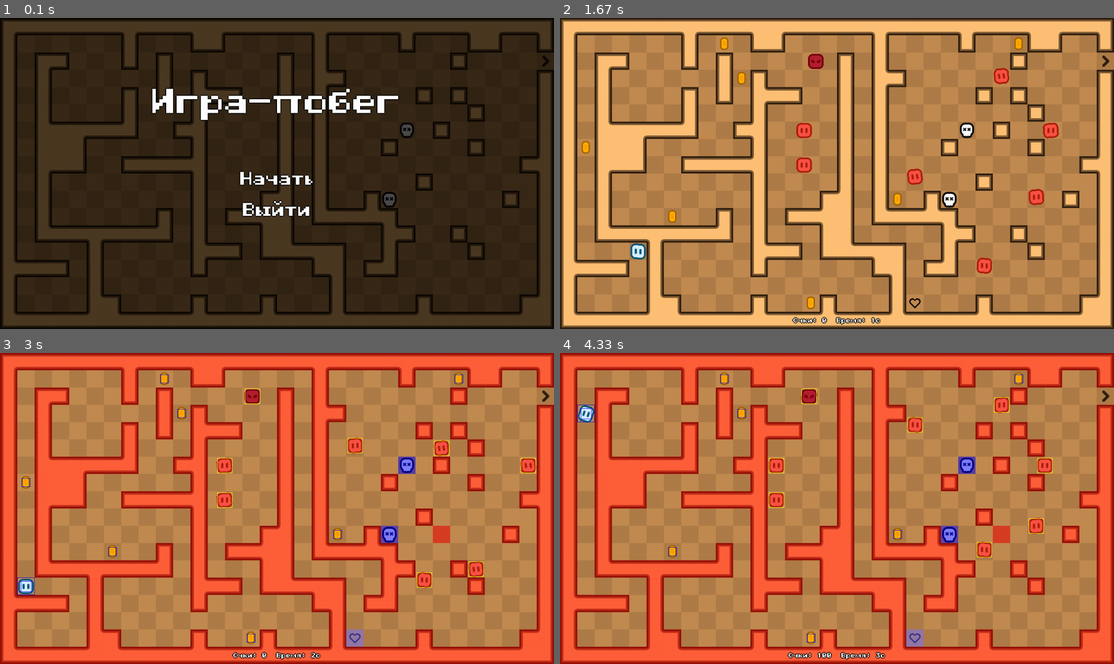
Above: before the commit, frames 1-4 (two rows, left to right).
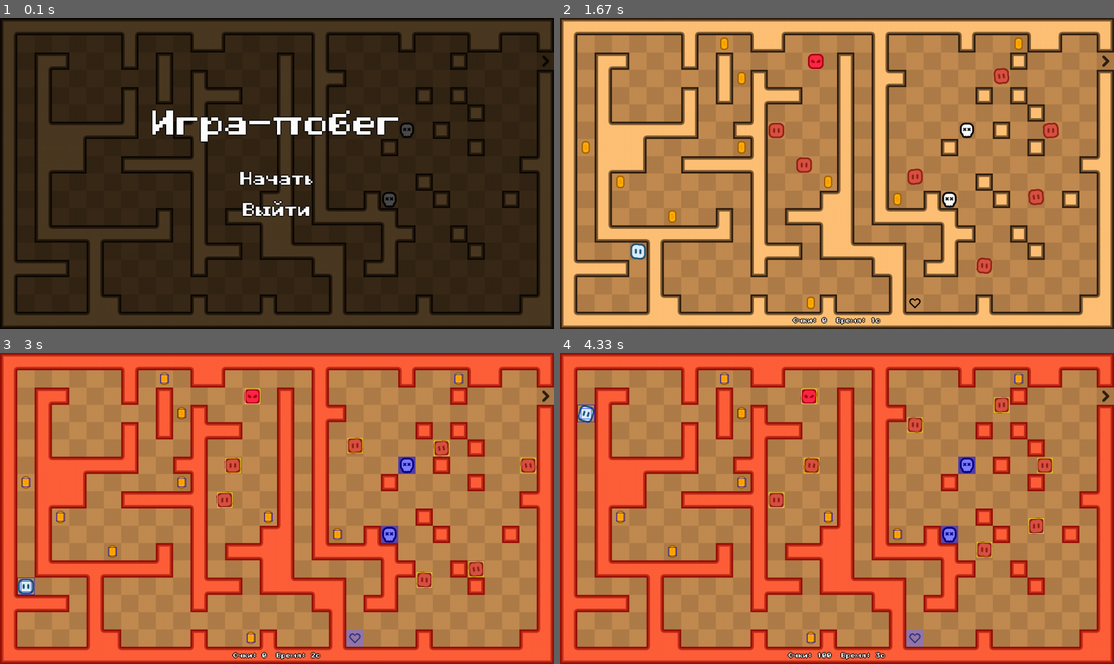
Above: after the commit, the same moments.

Repository: Mal4uLIJka/game-escape-pygame
Game: pygame game, started from main.py
Two runs of this game, one before a commit and one after it. Both use one fixed random seed, a clock stepped at 60 frames per second and the inputs below.
Inputs (mouse positions are in pixels of both pictures, inside the frame that each line leads up to):
- Up to frame 1 (0.1 s): no input
- Up to frame 2 (1.67 s): click "Начать" at 0.38 s; hold Right 0.67-1.13 s; move the mouse to (814, 185) at 0.7 s; hold Up 1.17-1.47 s
- Up to frame 3 (3 s): tap V at 2 s; hold Left 2.33-2.87 s; move the mouse to (144, 511) at 2.37 s; hold Down from 2.9 s (still down)
- Up to frame 4 (4.33 s): release Down at 3.2 s; hold Up 3.67-4.03 s; hold Right from 4.07 s (still down)

The runs differ from the first frame. In frame 1, 3.5% of the frame differs, in the area x 27-82%, y 22-62%; in frame 2, 1.3%; in frame 3, 1.2%; in frame 4, 1.3%.

Commit message:
0.4.0 sprite renew

Diff:
--- a/levels.json
+++ b/levels.json
@@ -7,10 +7,10 @@
       ["#", " ", "#", " ", " ", " ", " ", " ", " ", "#", "$", "#", " ", " ", " ", " ", "#", " ", "#", "#", " ", " ", " ", " ", " ", " ", " ", " ", " ", " ", " ", "#"],
       ["#", " ", "#", " ", " ", " ", " ", "#", " ", "#", " ", "#", "#", "#", " ", " ", "#", " ", "#", " ", " ", " ", " ", " ", "#", " ", "#", " ", " ", " ", " ", "#"],
       ["#", " ", "#", " ", " ", " ", " ", "#", " ", " ", " ", "#", " ", " ", " ", " ", "#", " ", "#", " ", " ", " ", " ", " ", " ", " ", " ", "#", " ", " ", " ", "#"],
-      ["#", " ", "#", "#", "#", "#", "#", "#", " ", " ", "#", "#", " ", " ", " ", "h", "#", " ", "#", " ", " ", " ", " ", "X", " ", "#", "h", " ", " ", " ", " ", "#"],
-      ["#", "$", "#", "#", "#", " ", " ", " ", " ", " ", " ", "#", " ", " ", " ", " ", "#", " ", "#", " ", " ", " ", "#", " ", " ", " ", " ", "#", " ", " ", " ", "#"],
+      ["#", " ", "#", "#", "#", "#", "#", "#", " ", " ", "#", "#", "h", " ", " ", " ", "#", " ", "#", " ", " ", " ", " ", "X", " ", "#", "h", " ", " ", " ", " ", "#"],
+      ["#", "$", "#", "#", "#", " ", " ", " ", " ", " ", "$", "#", " ", " ", " ", " ", "#", " ", "#", " ", " ", " ", "#", " ", " ", " ", " ", "#", " ", " ", " ", "#"],
       ["#", " ", "#", "#", "#", " ", " ", "#", "#", "#", "#", "#", " ", " ", " ", "h", "#", " ", "#", " ", " ", " ", " ", " ", " ", " ", " ", "v", " ", " ", "#", "#"],
-      ["#", " ", "#", " ", " ", " ", " ", " ", " ", " ", " ", "#", " ", " ", " ", " ", "#", " ", "#", " ", " ", " ", " ", " ", "#", " ", " ", " ", " ", " ", " ", "#"],
+      ["#", " ", "#", "$", " ", " ", " ", " ", " ", " ", " ", "#", " ", " ", " ", "$", "#", " ", "#", " ", " ", " ", " ", " ", "#", " ", " ", " ", " ", " ", " ", "#"],
       ["#", " ", "#", " ", " ", " ", " ", " ", " ", " ", " ", "#", " ", " ", " ", "#", "#", " ", "#", "$", " ", "#", "X", " ", "v", "#", " ", " ", " ", "#", " ", "#"],
       ["#", " ", "#", " ", " ", " ", "$", " ", " ", "#", " ", "#", " ", "#", "#", "#", "#", " ", "#", "#", "#", "#", "#", " ", " ", " ", " ", " ", " ", " ", " ", "#"],
       ["#", " ", "#", "#", "#", "#", "#", "#", "#", "#", " ", "#", " ", " ", " ", "#", "#", " ", " ", " ", " ", " ", "#", "#", " ", " ", "#", " ", " ", " ", " ", "#"],
@@ -38,7 +38,7 @@
       ["#", "#", "#", "#", "#", "s", "#", " ", "#", "$", "#", " ", " ", " ", "#", "v", "#", "#", "v", " ", " ", " ", " ", "s", " ", "#", " ", " ", " ", " ", "#", "#"],
       ["#", " ", " ", " ", " ", "s", "#", " ", "#", " ", "#", " ", "#", "#", "#", "s", "#", "#", "s", " ", "#", " ", " ", "s", " ", "#", "#", " ", "#", "#", "#", "#"],
       ["#", " ", "#", "#", "#", "#", "#", " ", "#", " ", "#", "$", " ", " ", "#", "s", " ", " ", "s", " ", "#", " ", " ", "s", " ", "#", "X", " ", " ", " ", " ", "#"],
-      ["#", "s", " ", "#", "v", "$", "#", " ", "#", " ", "#", "#", " ", " ", "#", "s", " ", "#", "s", " ", "#", " ", " ", "s", " ", "#", " ", " ", " ", " ", " ", "#"],
+      ["#", "s", " ", "#", "v", " ", "#", " ", "#", " ", "#", "#", " ", " ", "#", "s", " ", "#", "s", " ", "#", " ", " ", "s", " ", "#", " ", " ", " ", " ", " ", "#"],
       ["#", "s", " ", "#", "s", " ", "#", " ", "#", " ", "#", " ", " ", " ", "C", "s", " ", "#", "s", " ", "#", "$", " ", "s", " ", " ", " ", " ", " ", "#", "#", "#"],
       ["#", " ", " ", " ", "s", " ", "#", " ", "#", " ", "#", " ", " ", "#", "#", "s", " ", "#", "s", "#", "#", " ", " ", "s", "#", "#", " ", " ", "#", "#", "#", "#"],
       ["#", " ", " ", " ", "s", " ", " ", " ", "#", "s", "s", "s", "s", "h", "#", "s", "$", "#", "s", "#", "#", "#", "#", "v", "#", "#", " ", " ", "#", "#", "#", "#"],
@@ -50,22 +50,22 @@
   "level_3": {
     "matrix": [
       ["#", "#", "#", "#", "#", "#", "#", "#", "#", "#", "#", "#", "#", "#", "#", "#", "#", "#", "#", "#", "#", "#", "#", "#", "#", "#", "#", "#", "#", "#", "#", "#"],
-      ["#", " ", " ", " ", "#", " ", " ", " ", "#", "#", "#", " ", " ", " ", "@", " ", " ", "#", "$", "#", " ", "s", " ", " ", " ", "#", " ", " ", " ", " ", " ", "#"],
+      ["#", " ", " ", " ", "#", " ", " ", " ", "#", "#", "#", " ", " ", " ", "@", " ", " ", "#", "$", "#", " ", "s", " ", " ", " ", "#", " ", " ", " ", " ", "$", "#"],
       ["#", " ", "#", " ", "#", " ", "#", " ", "#", "#", "#", " ", "#", "#", " ", " ", " ", " ", " ", "#", " ", "s", " ", "#", " ", " ", " ", " ", " ", " ", " ", "#"],
       ["#", " ", "#", " ", "#", " ", "#", " ", "#", " ", " ", " ", "#", "#", " ", " ", " ", "#", " ", "#", " ", "s", " ", "#", " ", " ", " ", "@", " ", " ", "#", "#"],
       ["#", " ", "#", " ", "#", "@", "#", " ", "#", "X", "#", " ", " ", "#", "#", "#", "#", "#", " ", "#", " ", "s", " ", "#", "#", " ", " ", " ", " ", "#", "#", "#"],
       ["#", " ", "#", " ", "#", "@", "#", " ", "#", " ", " ", " ", " ", "#", "#", "$", " ", " ", " ", "#", " ", "s", " ", "#", " ", " ", " ", " ", "X", "X", " ", "#"],
-      ["#", " ", "#", " ", "#", "@", "#", " ", "#", " ", "@", " ", " ", "#", " ", " ", "@", "@", " ", "#", " ", "s", " ", "#", " ", " ", "#", " ", " ", "X", " ", "#"],
+      ["#", " ", "#", " ", "#", "@", "#", " ", "#", " ", "@", "$", " ", "#", " ", " ", "@", "@", " ", "#", " ", "s", " ", "#", " ", " ", "#", " ", " ", "X", " ", "#"],
       ["#", " ", "#", " ", "#", "@", "#", " ", "#", " ", " ", " ", "#", "#", " ", "#", " ", " ", "#", "#", " ", "s", " ", "#", " ", " ", " ", " ", " ", "h", "#", "#"],
       ["#", " ", "#", "$", "#", "@", "#", " ", "#", "#", " ", " ", " ", "#", " ", " ", " ", " ", "#", "#", "#", " ", "#", "#", " ", "@", " ", " ", " ", " ", " ", "#"],
       ["#", " ", "#", " ", "#", "@", "#", " ", "#", "#", "#", "#", " ", "#", "#", "#", " ", "#", "#", " ", "@", " ", " ", "#", "#", " ", " ", " ", " ", " ", " ", "#"],
       ["#", " ", "#", " ", "#", "@", "#", " ", "#", " ", " ", " ", " ", "#", " ", " ", " ", " ", "#", " ", " ", " ", " ", "#", "#", " ", " ", " ", " ", " ", "#", "#"],
-      ["#", " ", "#", " ", "#", "@", "#", " ", "#", " ", " ", " ", "h", "#", "f", " ", " ", " ", " ", " ", " ", " ", " ", "#", "#", "#", "#", " ", "#", " ", "#", "#"],
+      ["#", " ", "#", " ", "#", "@", "#", " ", "#", " ", " ", " ", "h", "#", "f", " ", " ", " ", "$", " ", " ", " ", " ", "#", "#", "#", "#", " ", "#", " ", "#", "#"],
       ["#", " ", "#", " ", "#", "@", "#", " ", "#", " ", " ", " ", " ", "#", " ", " ", " ", " ", "#", "#", " ", " ", " ", "#", "#", " ", " ", "X", "#", " ", " ", "#"],
       ["#", " ", "#", "@", "#", " ", "#", " ", "#", " ", " ", " ", "h", "#", "f", " ", " ", " ", " ", " ", " ", " ", " ", "#", " ", " ", " ", " ", " ", " ", " ", "#"],
       ["#", " ", "#", " ", "#", " ", "#", " ", "#", " ", " ", " ", " ", "#", "#", " ", " ", " ", "#", "#", "#", " ", " ", "#", " ", " ", "@", " ", " ", " ", " ", "#"],
       ["#", " ", "#", " ", "#", " ", "#", " ", "#", " ", " ", " ", " ", "#", " ", " ", " ", " ", " ", " ", "#", " ", " ", "#", " ", " ", " ", " ", " ", "#", "#", "#"],
-      ["#", "P", "#", " ", " ", " ", "#", " ", " ", " ", " ", " ", " ", "#", " ", " ", "@", "#", "#", " ", " ", "@", "@", "#", " ", " ", "#", " ", " ", "#", "#", "#"],
+      ["#", "P", "#", " ", " ", " ", "#", " ", " ", " ", " ", " ", " ", "#", " ", " ", "@", "#", "#", " ", " ", "@", "@", "#", " ", "$", "#", " ", " ", "#", "#", "#"],
       ["#", "#", "#", "#", "#", "#", "#", "#", "#", "#", "#", "#", "#", "#", "#", "#", "#", "#", "#", "#", "#", "#", "#", "#", "#", "#", "#", "D", "#", "#", "#", "#"]
     ],
     "background": "./images/background3.png"
--- a/ui.py
+++ b/ui.py
@@ -118,7 +118,7 @@
 
     def draw_main_menu(self, surface):
         surface.blit(self.game.main_menu_bg_dimmed, (0, 0))
-        self.draw_text_with_outline(surface, "Игра-побег", self.font_large, WHITE, (SCREEN_WIDTH // 2, 200))
+        self.draw_text_with_outline(surface, "Игра-побег", self.font_large, WHITE, (SCREEN_WIDTH // 2, 250))
         for button in self.main_menu_buttons:
             button.draw(surface)
 
Binary file changed: images/angry_enemy.png
Binary file changed: images/background1.png
Binary file changed: images/background2.png
Binary file changed: images/background3.png
Binary file changed: images/enemy.png
Binary file changed: images/hero.png
Binary file changed: images/reverse_tile.png
Binary file changed: images/reverse_tile_on.png
Binary file changed: images/super_angry_enemy.png
